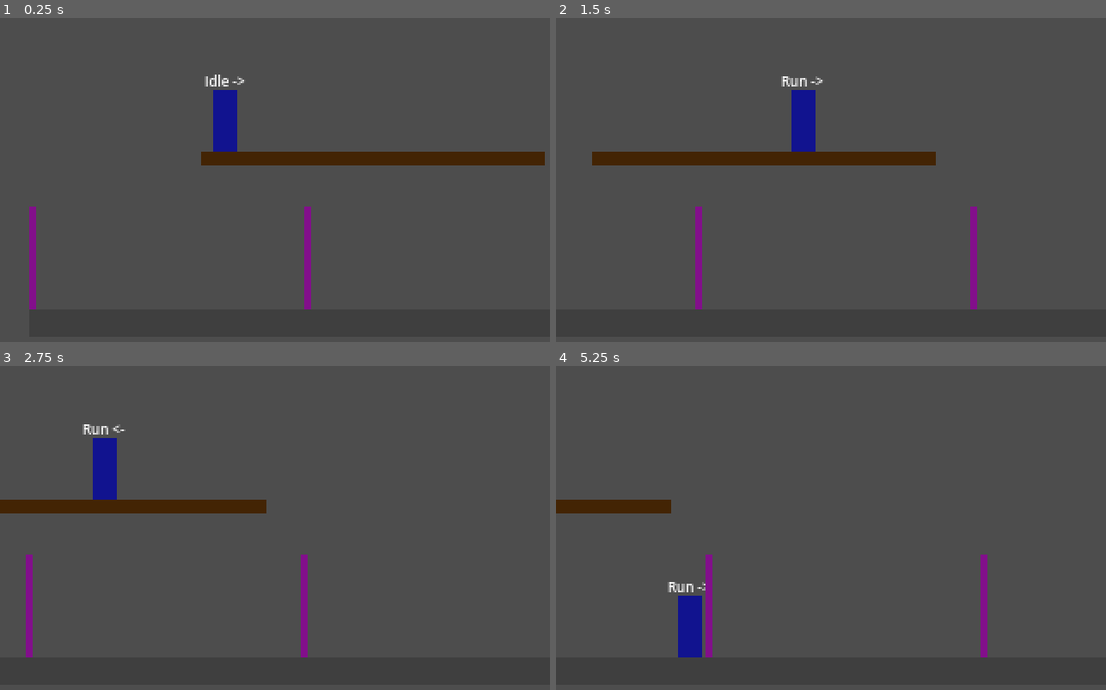
Above: before the commit, frames 1-4 (two rows, left to right).
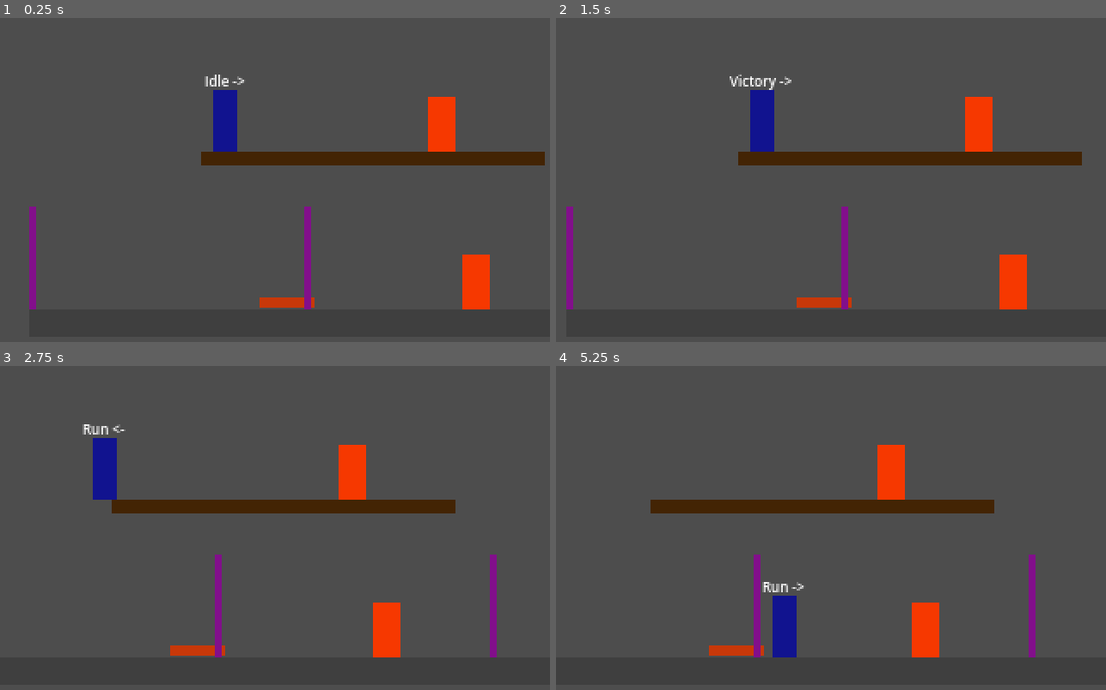
Above: after the commit, the same moments.

Repository: dkamary/godot-batman-001
Game: Godot game, scene res://level/test_room.tscn
Same seed, same stepped clock (60 frames per second), same inputs: the game is played once before the commit and once after it. The project has no main scene, so this scene is started directly.
Inputs:
- Up to frame 1 (0.25 s): no input
- Up to frame 2 (1.5 s): tap Enter (start) at 0.5 s; hold Enter (start) 0.53-1.28 s; hold Right (move_right) from 0.53 s (still down); tap K (jump) at 0.77 s; tap V at 0.8, 1.35 s
- Up to frame 3 (2.75 s): tap K (jump) at 1.52 s; tap I at 1.55, 2.1 s; release Right (move_right) at 2.03 s; hold Left (move_left) from 2.03 s (still down); hold Enter (start) from 2.03 s (still down)
- Up to frame 4 (5.25 s): release Left (move_left) at 2.78 s; release Enter (start) at 2.78 s; hold Right (move_right) 2.78-4.28 s; tap J (attack) at 2.85 s; tap K (jump) at 3.02, 3.77, 4.52 s; tap V at 3.05, 4.35 s; hold Enter (start) 3.53-4.28 s; tap I at 3.8, 5.1 s; hold Left (move_left) 4.28-5.03 s; tap Enter (start) at 4.55 s; hold Right (move_right) from 5.03 s (still down)

The runs differ from the first frame. In frame 1, 2.0% of the frame differs, in the area x 47-90%, y 24-90%; in frame 2, 7.8%; in frame 3, 5.9%; in frame 4, 8.7%, in the area x 0-88%, y 24-90%.

Commit message:
Spikes and dummies

Diff:
--- /dev/null
+++ b/level/test_room.gd
@@ -0,0 +1,19 @@
+extends Node2D
+## Salle de test: réapparition après la mort et raccourcis de déboggage
+
+@onready var player : Player = $Player
+
+func _ready() -> void:
+	print("Test Room ready!!!")
+	player.died.connect(player.respawn)
+
+func _unhandled_input(event: InputEvent) -> void:
+	if event.is_action_pressed("start"):
+		# Simule une empoignade: la salle joue le rôle du costaud.
+		player.fsm.force(&"Grabbed", {"grabber" : self})
+	elif event is InputEventKey and event.pressed and not event.echo:
+		match event.keycode:
+			KEY_V:
+				player.celebrate()
+			KEY_I:
+				player.fsm.force(&"Idle")
--- a/level/test_room.tscn
+++ b/level/test_room.tscn
@@ -1,7 +1,10 @@
 [gd_scene format=3 uid="uid://crkul6fvvyxne"]
 
 [ext_resource type="Script" uid="uid://dvoow2osfnqc" path="res://level/camera_rig.gd" id="1_54nmk"]
+[ext_resource type="Script" uid="uid://c7wxduom1pjk6" path="res://level/test_room.gd" id="1_ajuv8"]
 [ext_resource type="PackedScene" uid="uid://bpgjhxe6fbil1" path="res://player/player.tscn" id="1_nx0i0"]
+[ext_resource type="Script" uid="uid://bthmy2vvar1qh" path="res://sandbox/spikes.gd" id="3_7gpfq"]
+[ext_resource type="PackedScene" uid="uid://bcjr4q88x5axl" path="res://sandbox/dummy.tscn" id="5_t0sk7"]
 
 [sub_resource type="RectangleShape2D" id="RectangleShape2D_yhv2j"]
 size = Vector2(2000, 16)
@@ -12,7 +15,11 @@
 [sub_resource type="RectangleShape2D" id="RectangleShape2D_frptc"]
 size = Vector2(200, 4)
 
+[sub_resource type="RectangleShape2D" id="RectangleShape2D_wtpsh"]
+size = Vector2(32, 6)
+
 [node name="TestRoom" type="Node2D" unique_id=1412008308]
+script = ExtResource("1_ajuv8")
 
 [node name="Floor" type="StaticBody2D" parent="." unique_id=1178236791]
 position = Vector2(160, 208)
@@ -165,3 +172,27 @@
 [node name="CollisionShape2D" type="CollisionShape2D" parent="Ledge" unique_id=696249145]
 position = Vector2(0, 2)
 shape = SubResource("RectangleShape2D_frptc")
+
+[node name="Spikes" type="Area2D" parent="." unique_id=1984620828]
+position = Vector2(150, 196)
+collision_layer = 0
+collision_mask = 16
+script = ExtResource("3_7gpfq")
+damage = 2
+metadata/_custom_type_script = "uid://d1uclal4k7e8x"
+
+[node name="CollisionShape2D" type="CollisionShape2D" parent="Spikes" unique_id=734336365]
+shape = SubResource("RectangleShape2D_wtpsh")
+
+[node name="ColorRect" type="ColorRect" parent="Spikes" unique_id=1566834823]
+offset_left = -16.0
+offset_top = -3.0
+offset_right = 16.0
+offset_bottom = 3.0
+color = Color(0.78431374, 0.21960784, 0.03529412, 1)
+
+[node name="Dummy" parent="." unique_id=1188015610 instance=ExtResource("5_t0sk7")]
+position = Vector2(240, 108)
+
+[node name="Dummy2" parent="." unique_id=212623985 instance=ExtResource("5_t0sk7")]
+position = Vector2(260, 200)
--- a/player/player.tscn
+++ b/player/player.tscn
@@ -11,7 +11,19 @@
 [ext_resource type="Script" uid="uid://c0qyher2h7ra2" path="res://core/health.gd" id="8_hg6s5"]
 [ext_resource type="Script" uid="uid://clb2fyhwpobvt" path="res://player/states/hang.gd" id="8_yllr7"]
 [ext_resource type="Script" uid="uid://bkqc7fhtbhayr" path="res://core/hurtbox.gd" id="9_8t03j"]
+[ext_resource type="Script" uid="uid://bwo1j2u548mjx" path="res://player/states/hurt.gd" id="9_32hag"]
 [ext_resource type="Script" uid="uid://d1uclal4k7e8x" path="res://core/hitbox.gd" id="10_8t03j"]
+[ext_resource type="Script" uid="uid://hih0h25njx8q" path="res://player/states/grabbed.gd" id="10_tqiix"]
+[ext_resource type="Script" uid="uid://c6y2utggx63ej" path="res://player/states/dead.gd" id="11_e7oew"]
+[ext_resource type="Script" uid="uid://dm2smkbrfv0j4" path="res://player/states/victory.gd" id="12_c35mf"]
+
+[sub_resource type="SpriteFrames" id="SpriteFrames_32hag"]
+animations = [{
+"frames": [],
+"loop": 1,
+"name": &"idle",
+"speed": 5.0
+}]
 
 [sub_resource type="RectangleShape2D" id="RectangleShape2D_yhv2j"]
 size = Vector2(14, 36)
@@ -34,6 +46,8 @@
 script = ExtResource("1_rkbax")
 
 [node name="Sprite" type="AnimatedSprite2D" parent="." unique_id=322897459]
+sprite_frames = SubResource("SpriteFrames_32hag")
+animation = &"idle"
 offset = Vector2(0, -24)
 
 [node name="Placeholder" type="ColorRect" parent="Sprite" unique_id=1653599958]
@@ -69,12 +83,16 @@
 script = ExtResource("8_yllr7")
 
 [node name="Hurt" type="Node" parent="StateMachine" unique_id=1061099913]
+script = ExtResource("9_32hag")
 
 [node name="Grabbed" type="Node" parent="StateMachine" unique_id=1586245774]
+script = ExtResource("10_tqiix")
 
 [node name="Dead" type="Node" parent="StateMachine" unique_id=1892991048]
+script = ExtResource("11_e7oew")
 
 [node name="Victory" type="Node" parent="StateMachine" unique_id=2136003835]
+script = ExtResource("12_c35mf")
 
 [node name="StateDebug" type="Label" parent="." unique_id=1537055344 node_paths=PackedStringArray("player")]
 offset_left = -30.0
@@ -91,10 +109,11 @@
 script = ExtResource("8_hg6s5")
 metadata/_custom_type_script = "uid://c0qyher2h7ra2"
 
-[node name="Hurtbox" type="Area2D" parent="." unique_id=757831790]
+[node name="Hurtbox" type="Area2D" parent="." unique_id=757831790 node_paths=PackedStringArray("health")]
 collision_layer = 16
 collision_mask = 0
 script = ExtResource("9_8t03j")
+health = NodePath("../Health")
 metadata/_custom_type_script = "uid://bkqc7fhtbhayr"
 
 [node name="CollisionShape2D" type="CollisionShape2D" parent="Hurtbox" unique_id=695586609]
--- /dev/null
+++ b/player/states/victory.gd
@@ -0,0 +1,14 @@
+extends State
+## Pose de victoire après un boss: cape fermée, immobile
+
+@onready var p : Player = owner
+
+func enter(_previous: StringName, _data: Dictionary) -> void:
+	p.melee_off()
+	p.hurtbox.invincible = true
+	p.velocity.x = 0.0
+	p.play_anim("victory")
+
+func physics_update(_delta: float) -> void:
+	p.apply_gravity(_delta)
+	p.velocity.x = 0.0
--- /dev/null
+++ b/sandbox/dummy.gd
@@ -0,0 +1,20 @@
+extends Node2D
+## Cible d'entrainement: encaissem clignote, se répare.
+
+@onready var health : Health = $Health
+@onready var body : ColorRect = $ColorRect
+
+func _ready() -> void:
+	health.damaged.connect(_on_damaged)
+	health.died.connect(_on_died)
+
+func _on_damaged(amount: int) -> void:
+	print("Cible: -%d (reste %d)" % [amount, health.current])
+	body.color = Color.WHITE
+	await  get_tree().create_timer(0.06).timeout
+	body.color = Color(0.8, 0.2, 0.2)
+
+func _on_died() -> void:
+	print("Cible détruite: Réparation dans 1s")
+	await get_tree().create_timer(1.0).timeout
+	health.reset()
--- /dev/null
+++ b/sandbox/dummy.tscn
@@ -0,0 +1,33 @@
+[gd_scene format=3 uid="uid://bcjr4q88x5axl"]
+
+[ext_resource type="Script" uid="uid://c0qyher2h7ra2" path="res://core/health.gd" id="1_eu6lx"]
+[ext_resource type="Script" uid="uid://dpegc5vtnnash" path="res://sandbox/dummy.gd" id="1_uij2j"]
+[ext_resource type="Script" uid="uid://bkqc7fhtbhayr" path="res://core/hurtbox.gd" id="2_uij2j"]
+
+[sub_resource type="RectangleShape2D" id="RectangleShape2D_yhv2j"]
+size = Vector2(16, 32)
+
+[node name="Dummy" type="Node2D" unique_id=1188015610]
+script = ExtResource("1_uij2j")
+
+[node name="Health" type="Node" parent="." unique_id=2056245597]
+script = ExtResource("1_eu6lx")
+max_health = 5
+metadata/_custom_type_script = "uid://c0qyher2h7ra2"
+
+[node name="Hurtbox" type="Area2D" parent="." unique_id=539153494 node_paths=PackedStringArray("health")]
+collision_layer = 32
+collision_mask = 0
+script = ExtResource("2_uij2j")
+health = NodePath("../Health")
+metadata/_custom_type_script = "uid://bkqc7fhtbhayr"
+
+[node name="CollisionShape2D" type="CollisionShape2D" parent="Hurtbox" unique_id=1100722818]
+position = Vector2(0, -16)
+shape = SubResource("RectangleShape2D_yhv2j")
+
+[node name="ColorRect" type="ColorRect" parent="." unique_id=1426085955]
+offset_left = -8.0
+offset_top = -32.0
+offset_right = 8.0
+color = Color(0.96304315, 0.21939486, 0, 1)
--- /dev/null
+++ b/sandbox/spikes.gd
@@ -0,0 +1,7 @@
+extends Hitbox
+## Piège de test: blesse à chaque nouveau contact.
+
+func _ready() -> void:
+	super._ready()			# garde le comportement de Hitbox (monitorable = false, connexion, ...)
+	# Quand Batman sort du piègem il pourra être retouché à nouveau en y revenant.
+	area_exited.connect(func(a: Area2D) -> void: _already_hit.erase(a))
Binary file added: art/batman.png
Not shown, added: art/batman.png.import
Binary file added: art/robin.png
Not shown, added: art/robin.png.import
Not shown, added: level/test_room.gd.uid
Not shown, added: player/states/victory.gd.uid
Not shown, added: sandbox/dummy.gd.uid
Not shown, added: sandbox/spikes.gd.uid
